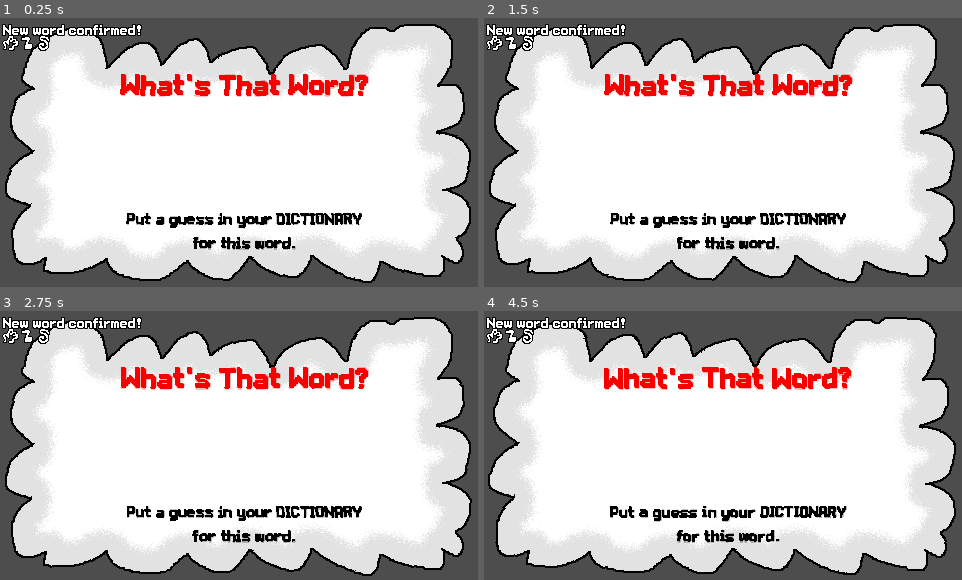
Above: before the commit, frames 1-4 (two rows, left to right).
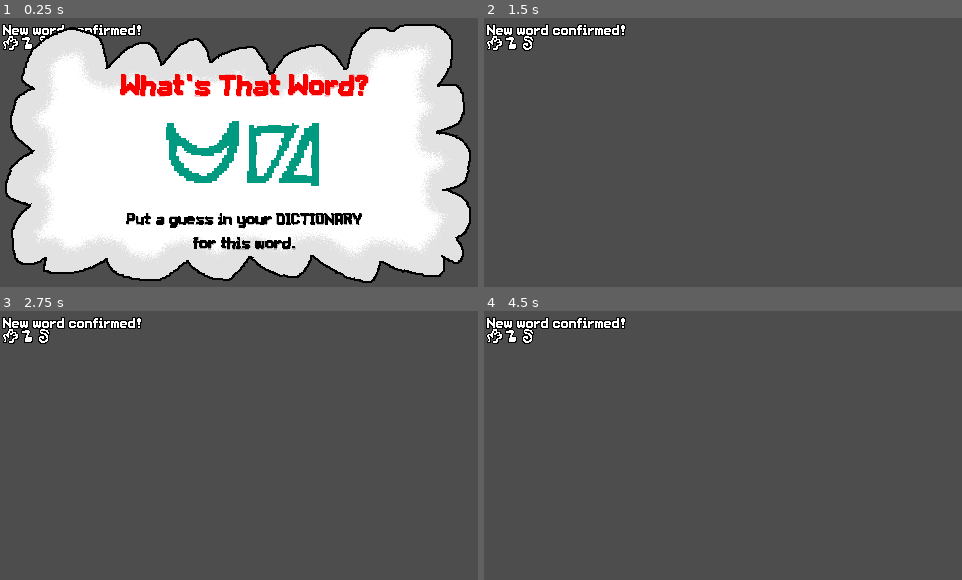
Above: after the commit, the same moments.

Repository: hryspider/GGJ-Committee-Team26
Game: Godot game, scene res://ui/questioner.tscn
Two runs of this game, one before a commit and one after it. Both use one fixed random seed, a clock stepped at 60 frames per second and the inputs below. This scene is started directly instead of the project's main scene.
Inputs (mouse positions are in pixels of both pictures, inside the frame that each line leads up to):
- Up to frame 1 (0.25 s): no input
- Up to frame 2 (1.5 s): tap Enter at 0.5 s; move the mouse to (828, 139) at 0.52 s; hold D (right) 0.53-1.28 s; click (828, 139) at 0.6 s; move the mouse to (627, 165) at 1.27 s; hold S (down) from 1.28 s (still down); tap Q (dictionary) at 1.35 s
- Up to frame 3 (2.75 s): move the mouse to (286, 386) at 2.02 s; release S (down) at 2.03 s; hold D (right) from 2.03 s (still down); tap E (interact) at 2.1 s
- Up to frame 4 (4.5 s): move the mouse to (699, 499) at 2.77 s; release D (right) at 2.78 s; hold W (up) 2.78-3.53 s; click (699, 499) at 2.85 s; move the mouse to (866, 485) at 3.52 s; hold A (left) from 3.53 s (still down); tap Q (dictionary) at 3.6 s; move the mouse to (579, 405) at 4.27 s; tap E (interact) at 4.35 s

The runs differ from the first frame. In frame 1, 3.5% of the frame differs, in the area x 7-67%, y 3-63%; in frame 2, 79%; in frame 3, 79%; in frame 4, 79%, in the area x 0-99%, y 2-99%.

Commit message:
questioner works

Diff:
--- a/globals/langauge_globals.gd
+++ b/globals/langauge_globals.gd
@@ -19,6 +19,8 @@
 	"here":"lap",
 	"go":"ein",
 	"but":"ane",
+	"no":"oo",
+	"hi": "eee"
 }
 
 var gleep_to_english = {}
@@ -82,11 +84,15 @@
 	if gleep_to_english.has(gleep) and not confirmed_words.has(gleep):
 		confirmed_words.append(gleep)
 
-func spawn_questioner(gleep):
-	var questioner = load("res://ui/questioner.tscn")
-	var instance = questioner.instantiate()
+func spawn_questioner(gleep, gleep_aliases):
+	if has_node("Questioner"):
+		get_node("Questioner").visible = true
+	else:
+		var questioner_res = load("res://ui/questioner.tscn")
+		var instance = questioner_res.instantiate()
+		add_child(instance)
 
-	instance.word = gleep
-	instance.move_to_front()
+		instance.control.word = gleep
+		instance.control.aliases = gleep_aliases
 
-	add_child(instance)
+		instance.control.start()
--- a/ui/questioner.gd
+++ b/ui/questioner.gd
@@ -1,12 +1,28 @@
 extends Control
 
 var word = ""
+var aliases = []
+var correct = false
+
+signal questionerCorrect
 
 # Called when the node enters the scene tree for the first time.
 func _ready() -> void:
+	#$Label3.text = word
+	pass # Replace with function body.
+
+func start():
 	$Label3.text = word
-	pass # Replace with function body.
 
 # Called every frame. 'delta' is the elapsed time since the previous frame.
 func _process(delta: float) -> void:
-	pass
+	if aliases.has(LangaugeGlobals.get_player_guess(word)):
+		if !correct:
+			correct = true
+			emit_signal("questionerCorrect")
+	else:
+		correct = false
+
+func _input(event):
+	if event is InputEventKey and event.pressed:
+		visible = false
--- a/ui/questioner.tscn
+++ b/ui/questioner.tscn
@@ -1,5 +1,6 @@
-[gd_scene format=3 uid="uid://bv3ue6hoghjtb"]
+[gd_scene format=3 uid="uid://b7fney6u15mkr"]
 
+[ext_resource type="Script" uid="uid://dt6cxvsep8h24" path="res://ui/questioner_wrapper.gd" id="1_f6n7q"]
 [ext_resource type="Material" uid="uid://v34j4uwqvkvk" path="res://shaders/pixel_jitter_material.tres" id="1_jwbwj"]
 [ext_resource type="Script" uid="uid://d3rimrqhll5f0" path="res://ui/questioner.gd" id="1_rrcm0"]
 [ext_resource type="FontFile" uid="uid://bheug0blsloux" path="res://text/retro-pixel-thick.ttf" id="2_78wh3"]
@@ -10,22 +11,26 @@
 font = ExtResource("4_qhjgo")
 font_size = 80
 
-[node name="Questioner" type="Control" unique_id=2128525150]
+[node name="QuestionerCanvas" type="CanvasLayer" unique_id=2030957626]
+script = ExtResource("1_f6n7q")
+
+[node name="Questioner" type="Control" parent="." unique_id=2128525150]
 layout_mode = 3
 anchors_preset = 15
 anchor_right = 1.0
 anchor_bottom = 1.0
 grow_horizontal = 2
 grow_vertical = 2
+mouse_filter = 2
 script = ExtResource("1_rrcm0")
 
-[node name="Sprite2D" type="Sprite2D" parent="." unique_id=1128165139]
+[node name="Sprite2D" type="Sprite2D" parent="Questioner" unique_id=1128165139]
 material = ExtResource("1_jwbwj")
 instance_shader_parameters/localjitterscale = -1.0
 texture = ExtResource("2_qhjgo")
 centered = false
 
-[node name="Label" type="Label" parent="." unique_id=1166098225]
+[node name="Label" type="Label" parent="Questioner" unique_id=1166098225]
 material = ExtResource("1_jwbwj")
 instance_shader_parameters/color = Color(0.96862745, 0, 0, 1)
 instance_shader_parameters/localjitterscale = 1.0
@@ -41,7 +46,7 @@
 text = "What's That Word?"
 horizontal_alignment = 1
 
-[node name="Label2" type="Label" parent="." unique_id=1399972467]
+[node name="Label2" type="Label" parent="Questioner" unique_id=1399972467]
 material = ExtResource("1_jwbwj")
 instance_shader_parameters/color = Color(0, 0, 0, 1)
 instance_shader_parameters/localjitterscale = 1.0
@@ -59,7 +64,7 @@
 for this word."
 horizontal_alignment = 1
 
-[node name="Label3" type="Label" parent="." unique_id=637386748]
+[node name="Label3" type="Label" parent="Questioner" unique_id=637386748]
 material = ExtResource("1_jwbwj")
 instance_shader_parameters/color = Color(0, 0.60383826, 0.5069849, 1)
 instance_shader_parameters/localjitterscale = 1.0
--- /dev/null
+++ b/ui/questioner_wrapper.gd
@@ -0,0 +1,12 @@
+extends CanvasLayer
+
+@onready var control = $Questioner
+
+# Called when the node enters the scene tree for the first time.
+func _ready() -> void:
+	pass # Replace with function body.
+
+
+# Called every frame. 'delta' is the elapsed time since the previous frame.
+func _process(delta: float) -> void:
+	pass
Not shown, added: ui/questioner_wrapper.gd.uid
